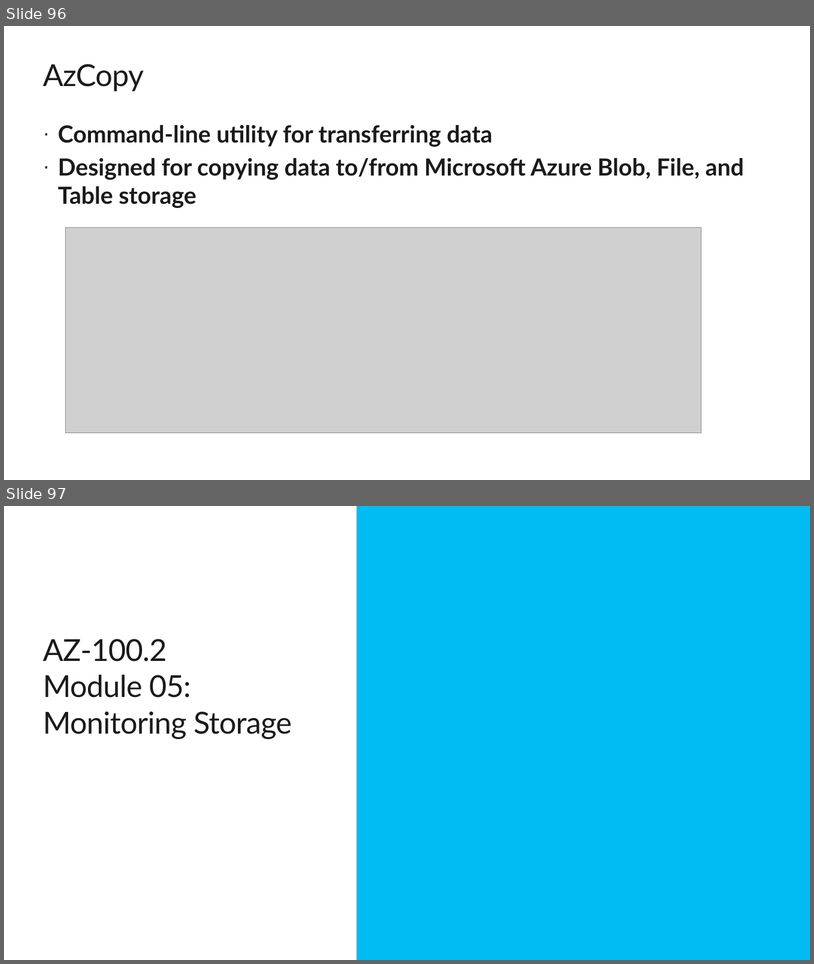
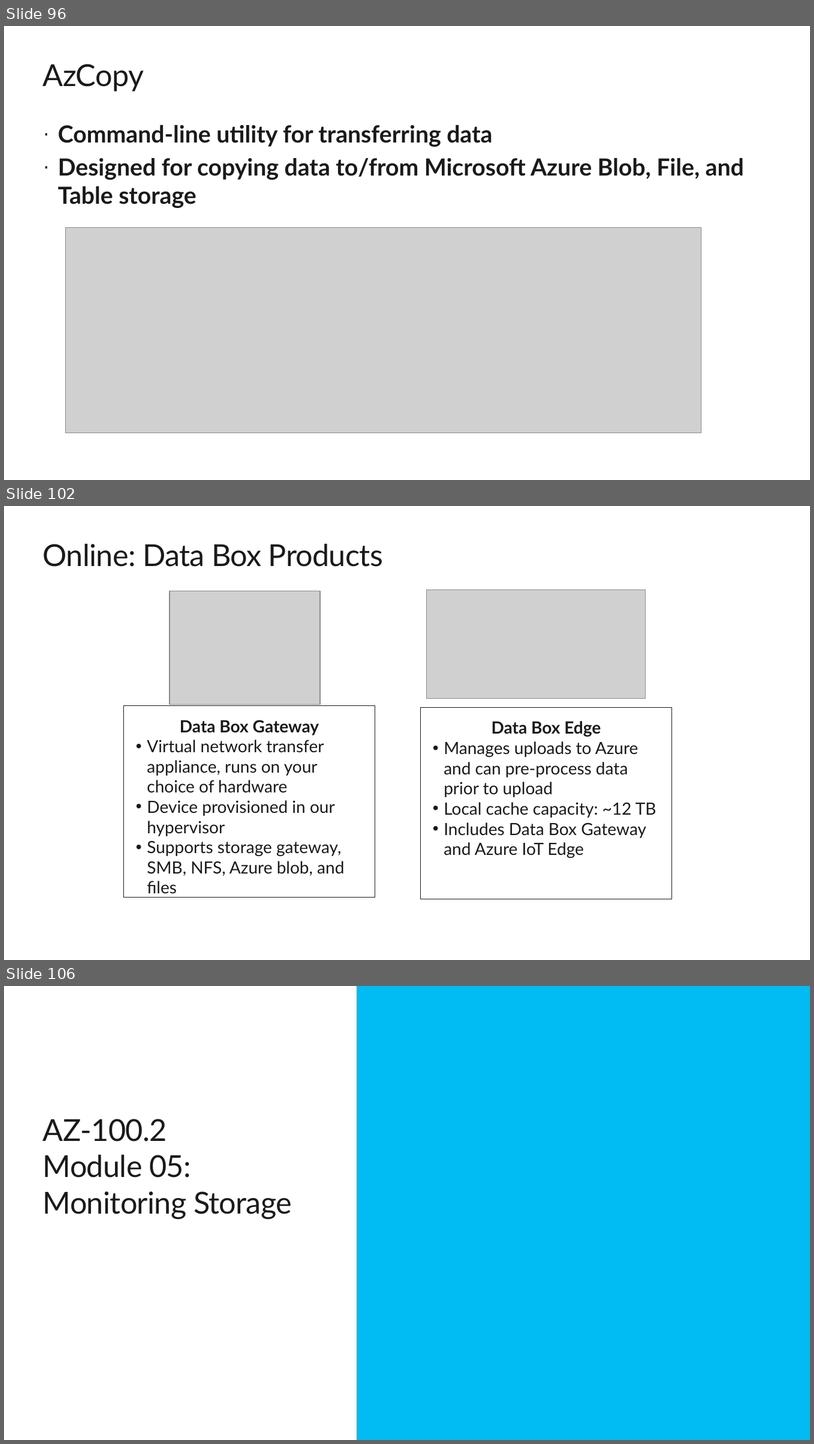
Before and after one commit to simplescripter/AZ-100-Labs, a slide deck: AZ-100Day2.pptx. Shown one above the other, each under a label of ours: slides 96 and 97 before the commit, slides 96, 102 and 106 after it; the slides between them are not shown. The pictures are 814x964 and 814x1444 pixels, drawn with LibreOffice and Linux fonts; fonts in the diff are those of the drawing; grey boxes stand for pictures; background and template pictures are left out. Boxes give left, top, right and bottom in pixels: in the first picture for what was removed or moved away, otherwise in the second. Text is boxed around its words. In the diff, an @@ line names an element or a change of style, - is before the commit and + after.

Commit message:
Added DataBox slides

```diff
--- a/AZ-100Day2.pptx
+++ b/AZ-100Day2.pptx
@@ slide 102 added at (4, 506, 810, 960), background #FFFFFF @@
@@ title added at (43, 544, 383, 567), 36 pt, text #1A1A1A @@
+Online: Data Box Products
@@ picture added at (170, 591, 320, 705) @@
@@ picture added at (427, 590, 646, 699) @@
@@ rectangle added at (124, 706, 375, 897), outline #1A1A1A 0.75 pt, 20 pt, text #1A1A1A @@
+Data Box Gateway
+• Virtual network transfer appliance, runs on your choice of hardware
+• Device provisioned in our hypervisor
+• Supports storage gateway, SMB, NFS, Azure blob, and files
@@ rectangle added at (421, 708, 672, 899), outline #1A1A1A 0.75 pt, 20 pt, text #1A1A1A @@
+Data Box Edge
+• Manages uploads to Azure and can pre-process data prior to upload
+• Local cache capacity: ~12 TB
+• Includes Data Box Gateway and Azure IoT Edge
@@ what was slide 97 is now slide 106 @@
```
Also in this commit, not shown: 8 other slides added.
